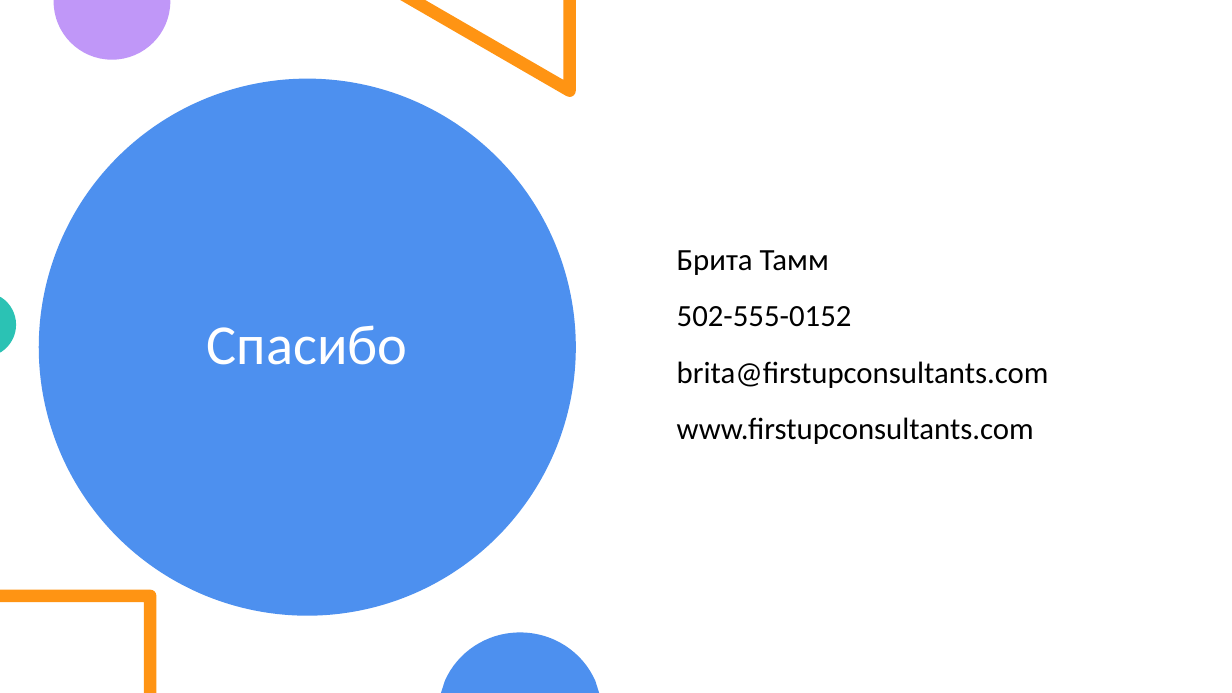
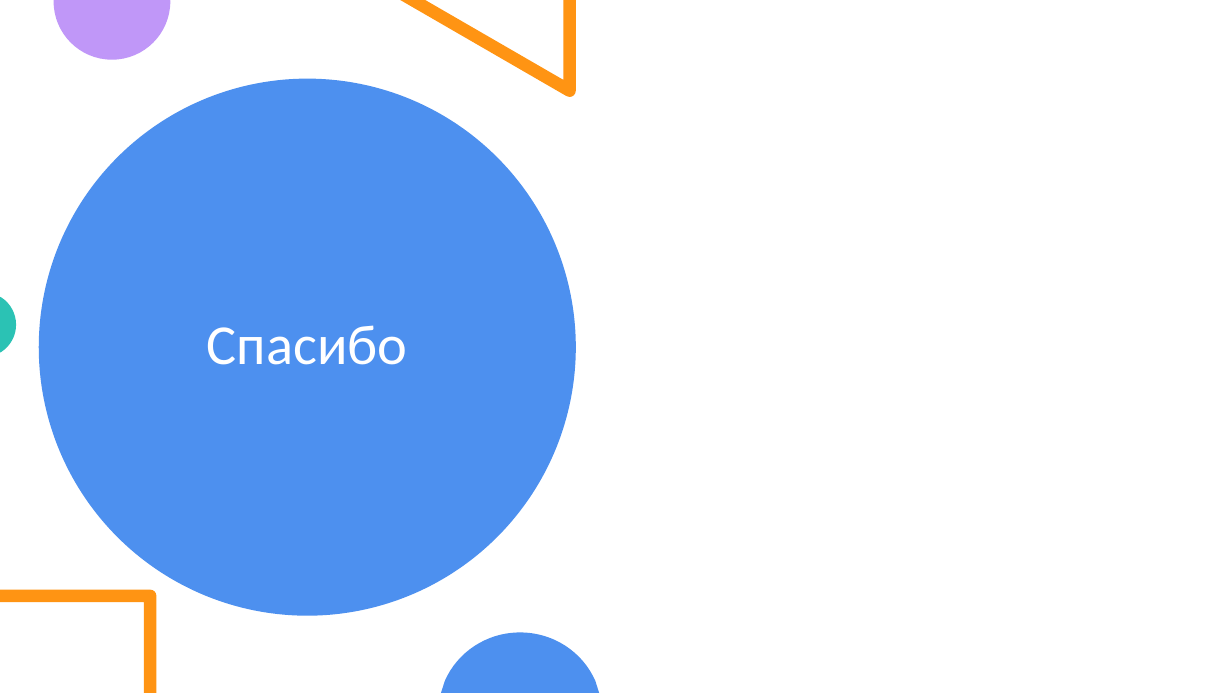
Before and after one commit to r0mbaa/Kanban-Board, a slide deck: slide 12 of Paperwork/РПС_Презентация_к_проекту.pptx. Drawn at 1232x693 pixels with LibreOffice and Linux fonts; fonts in the diff are those of the drawing. Boxes give left, top, right and bottom in pixels: in the first picture for what was removed or moved away, otherwise in the second. Text is boxed around its words. In the diff, an @@ line names an element or a change of style, - is before the commit and + after.

```diff
--- a/Paperwork/РПС_Презентация_к_проекту.pptx
+++ b/Paperwork/РПС_Презентация_к_проекту.pptx
@@ text removed at (677, 250, 1049, 444) @@
-Брита Тамм
-502-555-0152
-brita@firstupconsultants.com
-www.firstupconsultants.com
```
Also in this commit, not shown: 2 other slides changed, 4 slides added, 4 slides removed.
